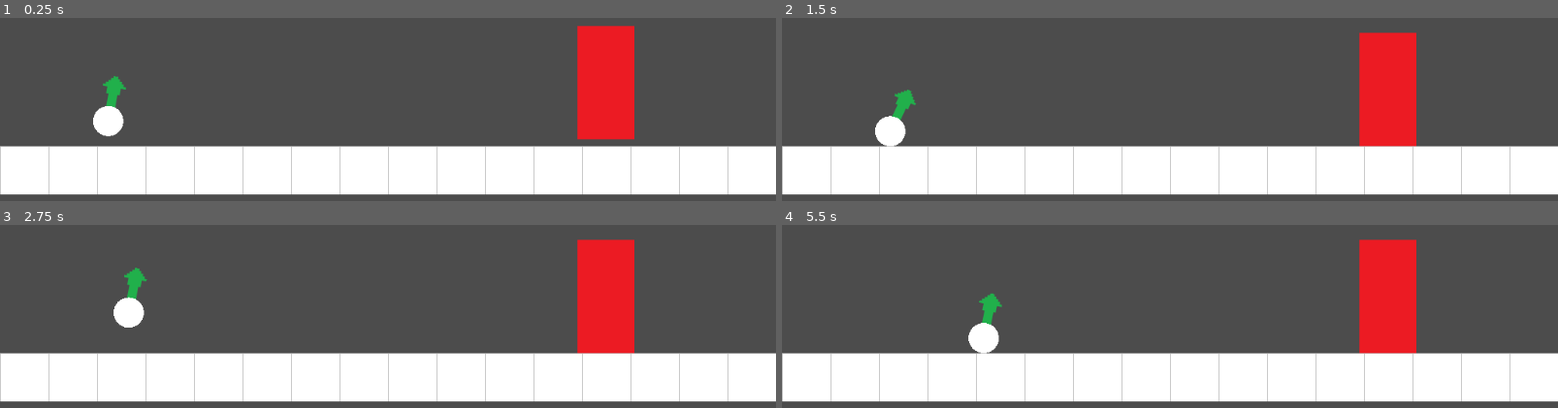
Above: before the commit, frames 1-4 (two rows, left to right).
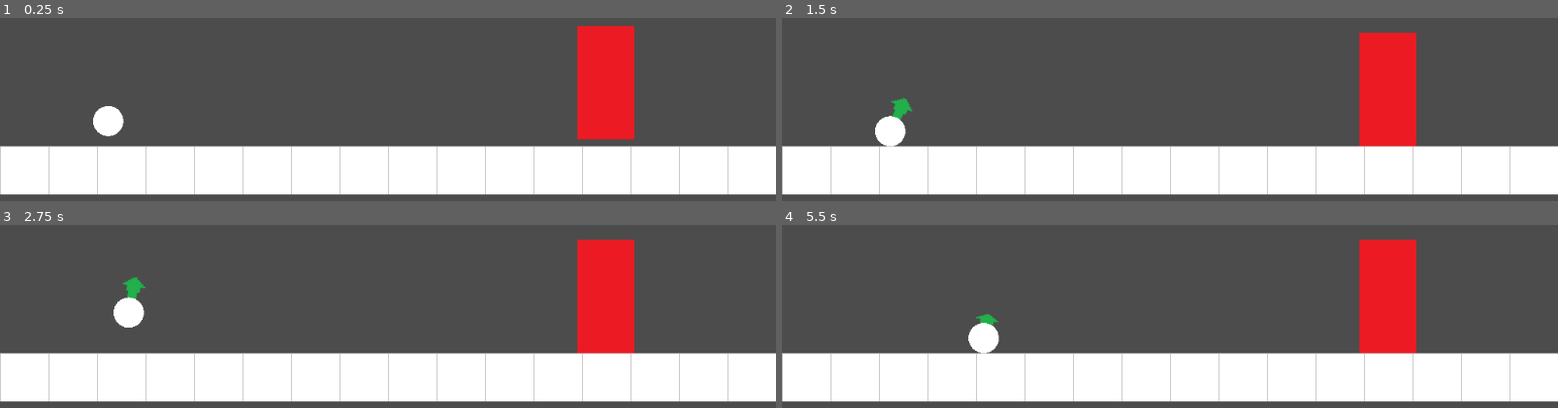
Above: after the commit, the same moments.

Repository: lthammond/CS315-P1-Airship_Assault
Game: Godot game, scene res://src/Level.tscn
Two runs of this game, one before a commit and one after it. Both use one fixed random seed, a clock stepped at 60 frames per second and the inputs below.
Inputs:
- Up to frame 1 (0.25 s): no input
- Up to frame 2 (1.5 s): hold Down (decrease_angle) 0.53-1.28 s; tap Enter at 1.25 s; tap Left (decrease_strength) at 1.35 s
- Up to frame 3 (2.75 s): tap Space (launch) at 2 s; hold Up (increase_angle) from 2.03 s (still down)
- Up to frame 4 (5.5 s): release Up (increase_angle) at 2.78 s; tap Right (increase_strength) at 2.85 s; tap Space (launch) at 3.6 s; tap Down (decrease_angle) at 4.35 s; hold Left (decrease_strength) from 5.03 s (still down)

The runs differ from the first frame. In frame 1, 0.3% of the frame differs, in the area x 13-17%, y 31-50%; in frame 2, 0.2%; in frame 3, 0.2%; in frame 4, 0.3%.

Commit message:
Add strength indication to visual indicator

Diff:
--- a/project/src/ArrowIndicator.gd
+++ b/project/src/ArrowIndicator.gd
@@ -1,5 +1,6 @@
 extends Node2D
-
 
 func _process(delta):
 	set("global_rotation", deg2rad(get_parent().angle))
+	$Sprite.position = Vector2(get_parent().strength, 0)
+	$Sprite.scale = Vector2(get_parent().strength/30, 1)
--- a/project/src/Projectile.gd
+++ b/project/src/Projectile.gd
@@ -15,6 +15,7 @@
 	if Input.is_action_pressed("decrease_angle"):
 		angle += degrees_per_second * delta
 
+	strength = clamp(strength, 0, 100)
 	if Input.is_action_pressed("increase_strength"):
 		strength += strength_per_second * delta
 		print(strength)
